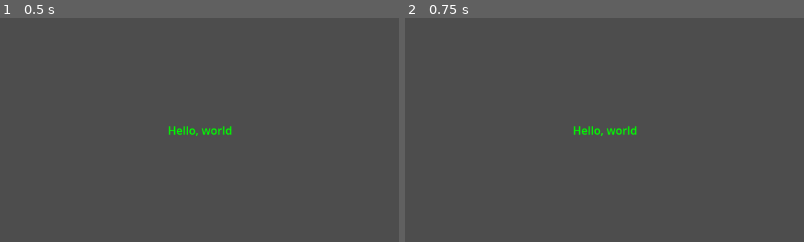
Above: before the commit, frames 1-2 (left to right).
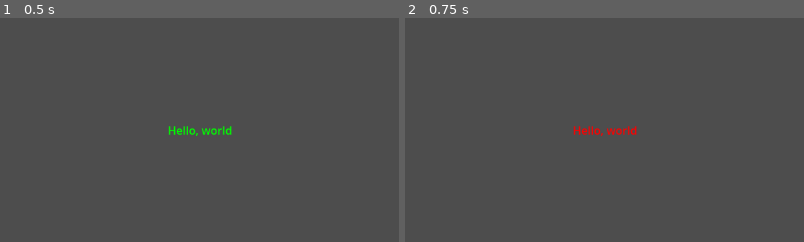
Above: after the commit, the same moments.

Repository: MattKalafut/gdscript_sandbox
Game: Godot game, scene res://main.tscn
Same seed, same stepped clock (60 frames per second), same inputs: the game is played once before the commit and once after it.
Inputs:
- Up to frame 1 (0.5 s): no input
- Up to frame 2 (0.75 s): tap Enter at 0.5 s; hold Space (my_action, bound only after the commit) from 0.53 s (still down)
The pictures show only the part of the screen within x 25-75%, y 5-55%; the shares and areas given below are measured in that part.

Frame 1 is identical in both runs. In frame 2, 0.4% of the frame differs, in the area x 42-59%, y 48-53%.

Commit message:
Add my_action to action mapping in editor
Add input action in script to handle the action pressed and action released events for demonstration purposes

Diff:
--- a/main.gd
+++ b/main.gd
@@ -1,3 +1,4 @@
+
 extends Node
 
 
@@ -5,3 +6,11 @@
 func _ready():
 	$Label.text = "Hello, world"; # $Label gets the scene node called "Label" to modify it with code.
 	$Label.modulate = Color.GREEN;
+
+
+func _input(event):
+	if event.is_action_pressed("my_action"): # my_action is bound to spacebar in Project Settings > Input Map
+		$Label.modulate = Color.RED;
+
+	if event.is_action_released("my_action"):
+		$Label.modulate = Color.GREEN;
--- a/project.godot
+++ b/project.godot
@@ -18,3 +18,11 @@
 [dotnet]
 
 project/assembly_name="GDScript_Sandbox"
+
+[input]
+
+my_action={
+"deadzone": 0.5,
+"events": [Object(InputEventKey,"resource_local_to_scene":false,"resource_name":"","device":-1,"window_id":0,"alt_pressed":false,"shift_pressed":false,"ctrl_pressed":false,"meta_pressed":false,"pressed":false,"keycode":0,"physical_keycode":32,"key_label":0,"unicode":32,"location":0,"echo":false,"script":null)
+]
+}
